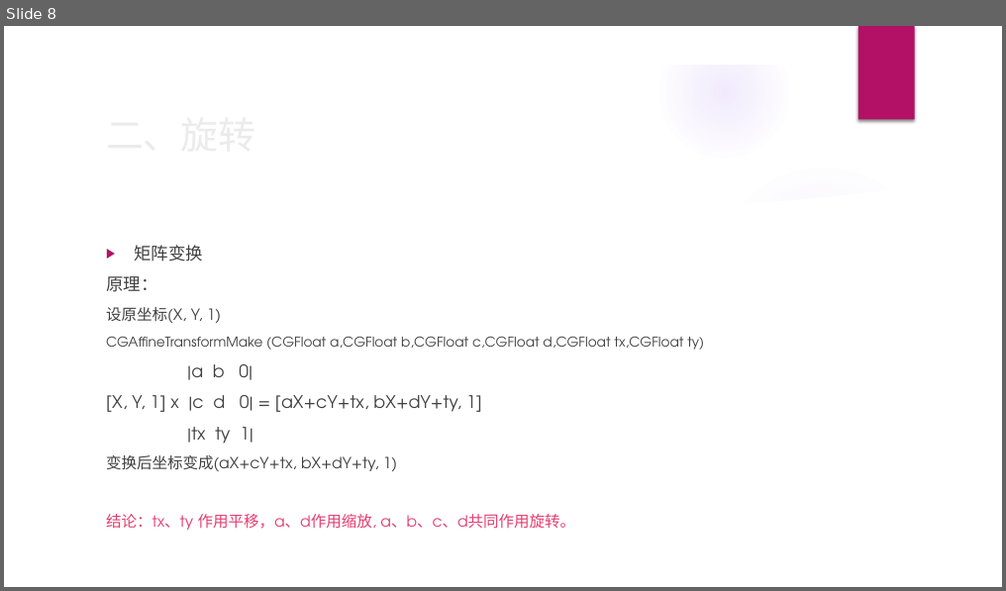
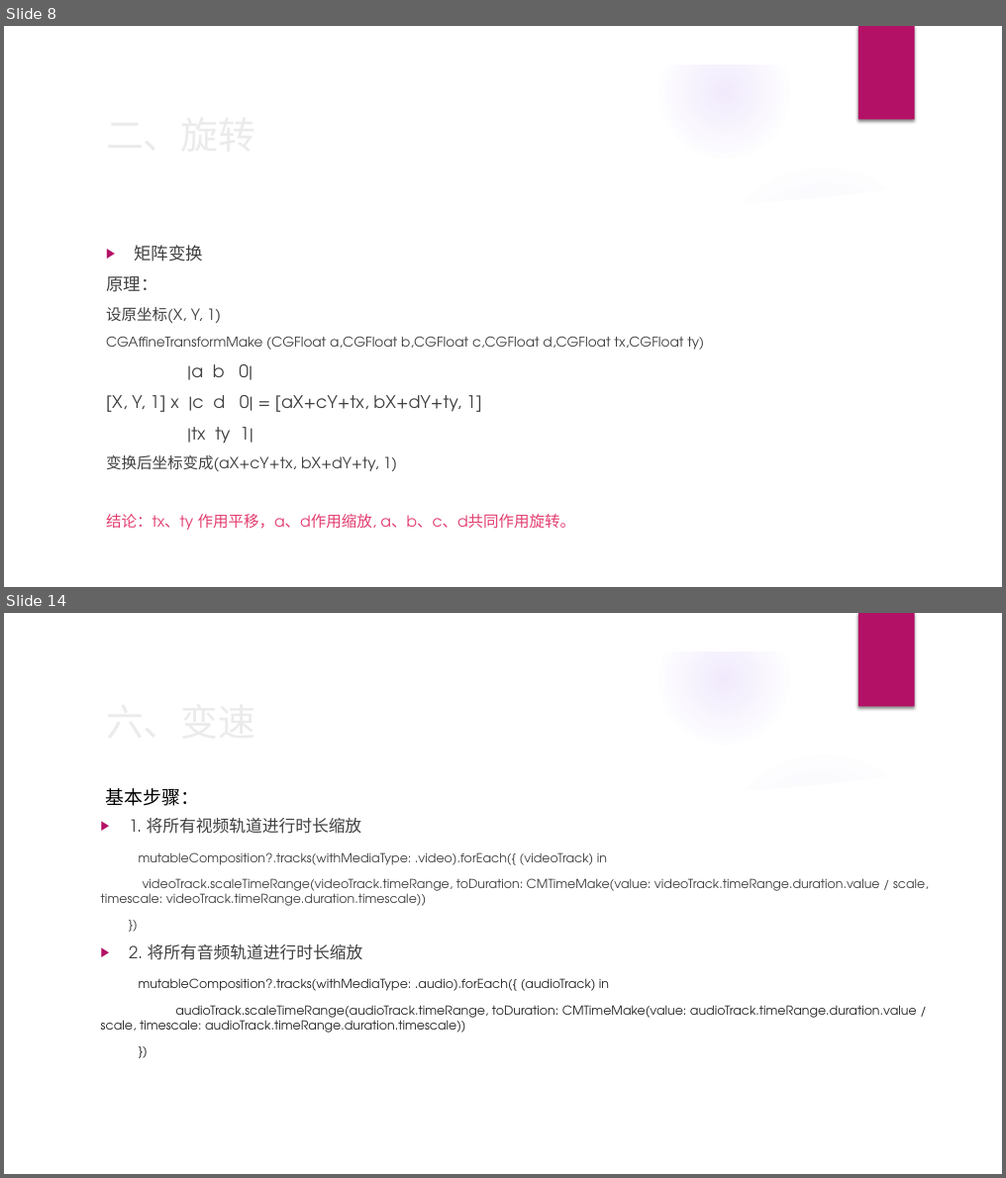
Before and after one commit to benben2019/BBVideoBox, a slide deck: AVFoundation-音视频剪辑.pptx. Shown one above the other, each under a label of ours: slide 8 before the commit, slides 8 and 14 after it; the slides between them are not shown. The pictures are 1006x591 and 1006x1178 pixels, drawn with LibreOffice and Linux fonts; fonts in the diff are those of the drawing; background and template pictures are left out. Boxes give left, top, right and bottom in pixels: in the first picture for what was removed or moved away, otherwise in the second. Text is boxed around its words. In the diff, an @@ line names an element or a change of style, - is before the commit and + after.

```diff
--- a/AVFoundation-音视频剪辑.pptx
+++ b/AVFoundation-音视频剪辑.pptx
@@ slide 14 added at [4,613,1002,1174], background picture (left out); not listed: 9 template elements that a slide beside it also shows @@
@@ title added at [98,692,816,750], 36 pt, text #EBEBEB @@
+六、变速
@@ text added at [106,788,199,806], 18 pt, text #000000 @@
+基本步骤：
@@ text added at [101,818,929,1033], 12 pt, text #404040 @@
+▶ 1. 将所有视频轨道进行时长缩放
+mutableComposition?.tracks(withMediaType: .video).forEach({ (videoTrack) in
+videoTrack.scaleTimeRange(videoTrack.timeRange, toDuration: CMTimeMake(value: videoTrack.timeRange.duration.value / scale, timescale: videoTrack.timeRange.duration.timescale))
+})
+▶ 2. 将所有音频轨道进行时长缩放
+mutableComposition?.tracks(withMediaType: .audio).forEach({ (audioTrack) in
+audioTrack.scaleTimeRange(audioTrack.timeRange, toDuration: CMTimeMake(value: audioTrack.timeRange.duration.value / scale, timescale: audioTrack.timeRange.duration.timescale))
+})
```
Also in this commit, not shown: 5 slides changed, 10 other slides added, 2 slides removed, 2 other files.
